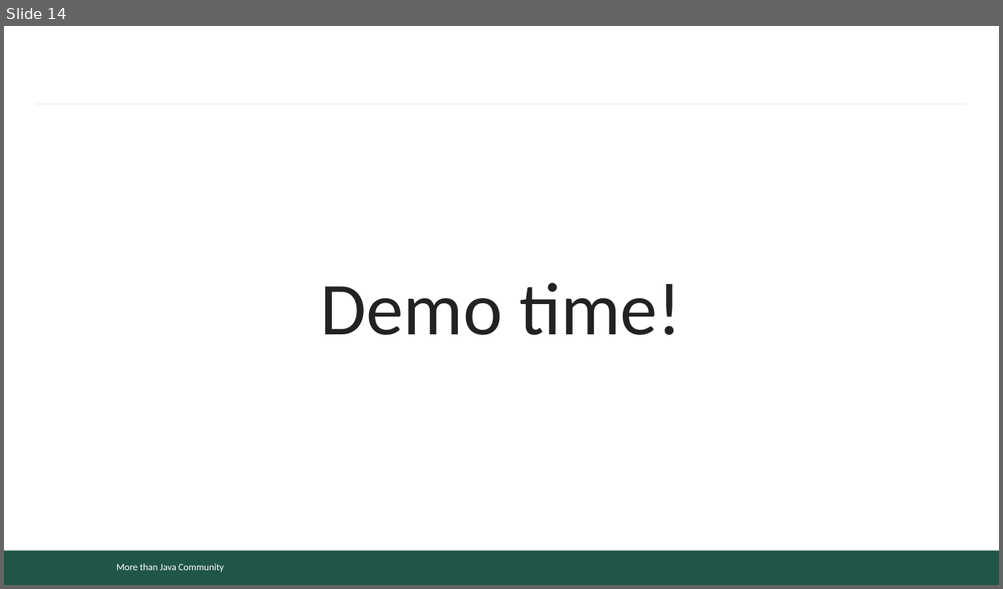
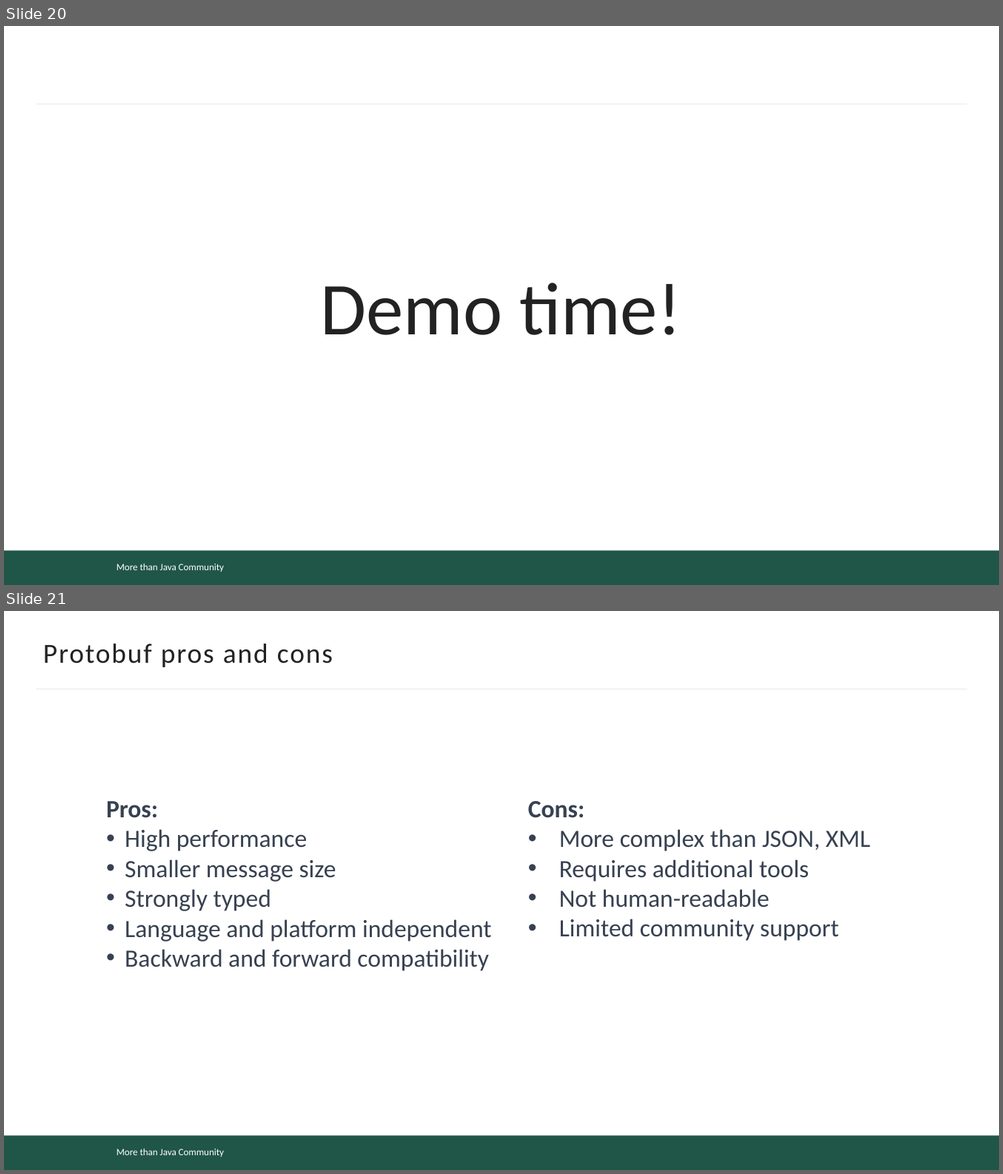
Before and after one commit to mjc-school/MJC-School, a slide deck: stage #4/light-talks/serialization/serialization.pptx. Shown one above the other, each under a label of ours: slide 14 before the commit, slides 20 and 21 after it. The pictures are 1003x589 and 1003x1174 pixels, drawn with LibreOffice and Linux fonts; fonts in the diff are those of the drawing; background and template pictures are left out. Boxes give left, top, right and bottom in pixels: in the first picture for what was removed or moved away, otherwise in the second. Text is boxed around its words. In the diff, an @@ line names an element or a change of style, - is before the commit and + after.

```diff
--- a/stage #4/light-talks/serialization/serialization.pptx
+++ b/stage #4/light-talks/serialization/serialization.pptx
@@ slide 21 added at (x1=4, y1=611, x2=999, y2=1170), background #FFFFFF; not listed: 3 template elements that a slide beside it also shows @@
@@ title added at (x1=43, y1=644, x2=333, y2=667), 20 pt, text #222222 @@
+Protobuf pros and cons
@@ text added at (x1=106, y1=801, x2=492, y2=971), 18 pt, text #374151 @@
+Pros:
+• High performance
+• Smaller message size
+• Strongly typed
+• Language and platform independent
+• Backward and forward compatibility
@@ text added at (x1=528, y1=801, x2=870, y2=941), 18 pt, text #374151 @@
+Cons:
+• More complex than JSON, XML
+• Requires additional tools
+• Not human-readable
+• Limited community support
@@ what was slide 14 is now slide 20 @@
```
Also in this commit, not shown: 18 other slides added, 11 slides removed.
